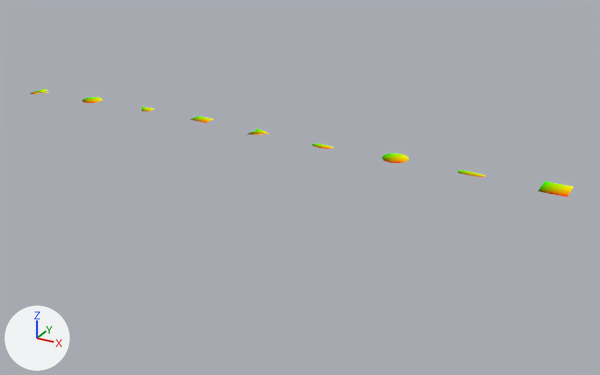
Renders of the Blender file resources/icons.blend from each side of a commit.
One viewpoint serves both versions: a 50 mm camera at (29.0, -27.4, 11.6) aimed at (13.0, 1.7, -2.9). Every picture has the same lights, and +X, +Y and +Z are marked at lower left.

Objects in the first picture: 'Ball', 'Cube', 'Jetpack', 'Robot', 'Ship', 'Swing', 'UFO'.
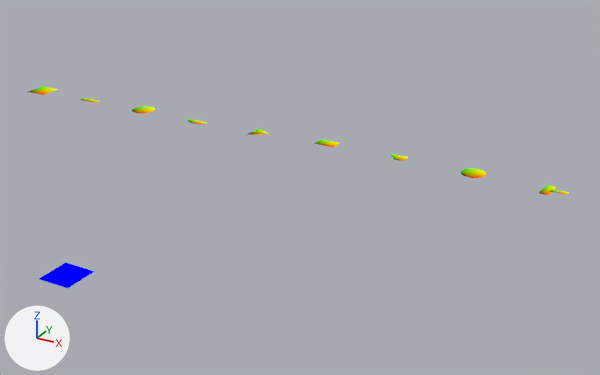
The change, as a list of edits to the scene's bpy script:
```text
Add mat_baseplate:
    mat_baseplate = bpy.data.materials.new('Baseplate')
    mat_baseplate.use_nodes = True; mat_baseplate.node_tree.nodes.clear()
    _N = mat_baseplate.node_tree.nodes; _L = mat_baseplate.node_tree.links
    n0 = _N.new('ShaderNodeOutputMaterial'); n0.name = 'Material Output'
    n1 = _N.new('ShaderNodeRGB'); n1.name = 'RGB'
    n1.outputs[0].default_value = (0.0, 0.0, 1.0, 1.0)  # 'Color', blue #0000ff
    _L.new(n1.outputs[0], n0.inputs[0])  # 'Color' to 'Surface'
Add me_plane_009:
    me_plane_009.from_pydata([(-1.0, -1.0, 0.0), (1.0, -1.0, 0.0), (-1.0, 1.0, 0.0), (1.0, 1.0, 0.0)], [], [(0, 1, 3, 2)])
    me_plane_009.materials.append(mat_baseplate)
Change ob_ball:
    ob_ball.location: (18.0, 0.0, 0.0) -> (6.0, 0.0, 0.0)
Change ob_robot:
    ob_robot.location: (9.0, 0.0, 0.0) -> (15.0, 0.0, 0.0)
Change ob_swing:
    ob_swing.location: (3.0, 0.0, 0.0) -> (21.0, 0.0, 0.0)
Change ob_jetpack:
    ob_jetpack.location: (0.0, 0.0, 0.0) -> (24.0, 0.0, 0.0)
Change ob_ufo:
    ob_ufo.location: (15.0, 0.0, 0.0) -> (9.0, 0.0, 0.0)
Change ob_ship:
    ob_ship.location: (21.0, 0.0, 0.0) -> (3.0, 0.0, 0.0)
Change ob_cube:
    ob_cube.location: (24.0, 0.0, 0.0) -> (0.0, 0.0, 0.0)
Add ob_plane:
    ob_plane = bpy.data.objects.new('Plane', me_plane_009)
    ob_plane.location = (0.0, 0.0, -10.0)
```

Pixel boxes [x1, y1, x2, y2] of what changed, in the pictures (600 x 375 px):
'Plane', added
    after: [39, 263, 94, 288]
'Cube', moved
    before: [538, 181, 573, 197]
    after: [28, 86, 58, 95]
'Ball', moved
    before: [382, 153, 409, 163]
    after: [132, 106, 155, 113]
'Swing', moved
    before: [82, 97, 102, 103]
    after: [461, 168, 486, 178]
'Robot', moved
    before: [190, 116, 213, 123]
    after: [314, 139, 339, 147]
'Jetpack', moved
    before: [30, 89, 49, 94]
    after: [539, 185, 569, 195]
'Ship', moved
    before: [458, 170, 485, 177]
    after: [80, 98, 100, 102]
'UFO', moved
    before: [312, 143, 333, 149]
    after: [188, 120, 206, 124]
